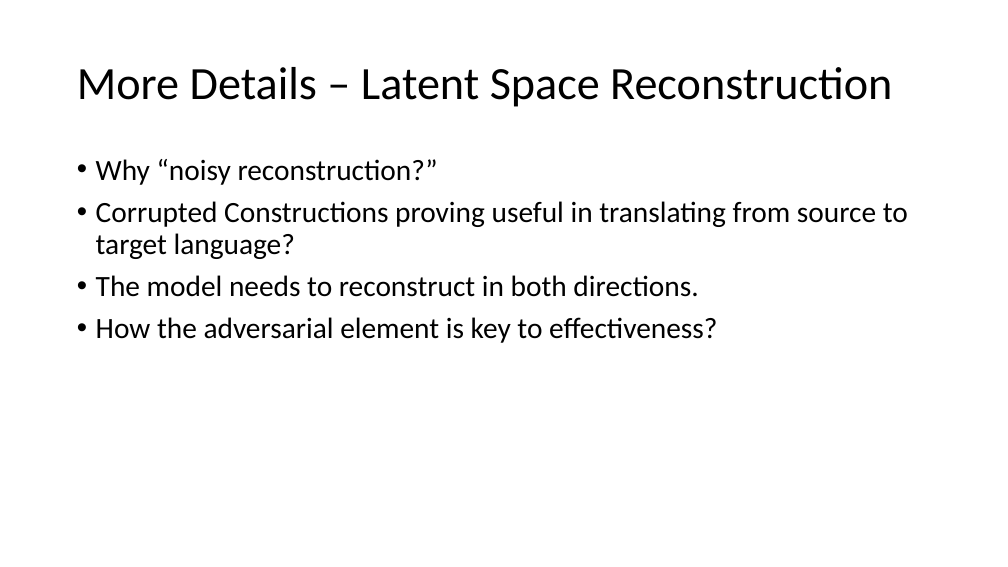
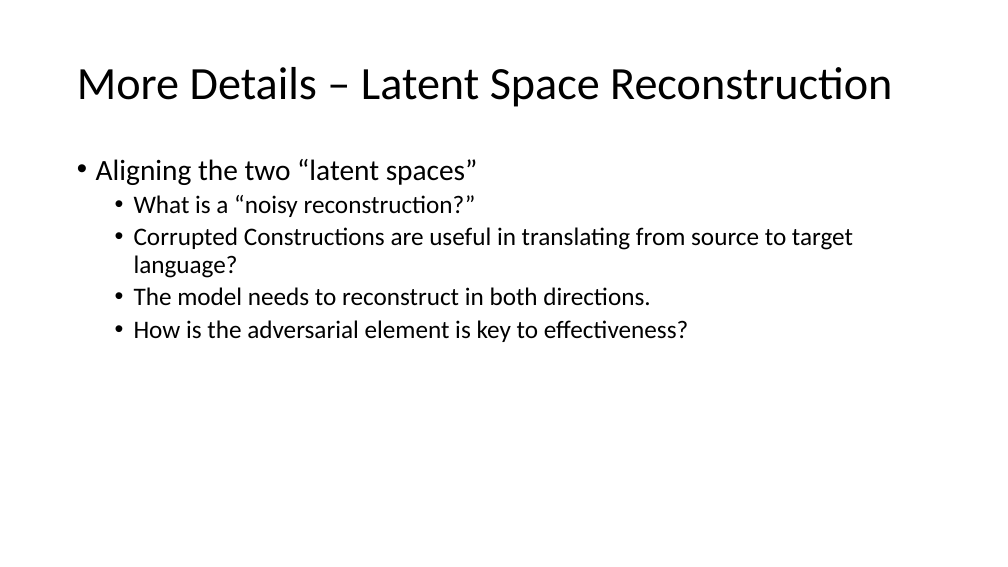
Before and after one commit to kensekense/unige, a slide deck: slide 7 of research_design/assignment1/Presentation_Ning_Tien-Tso.pptx (slide 6 before the commit). Drawn at 1008x567 pixels with LibreOffice and Linux fonts; fonts in the diff are those of the drawing. Boxes give left, top, right and bottom in pixels: in the first picture for what was removed or moved away, otherwise in the second. Text is boxed around its words. In the diff, an @@ line names an element or a change of style, - is before the commit and + after.

Commit message:
presentation final ups

```diff
--- a/research_design/assignment1/Presentation_Ning_Tien-Tso.pptx
+++ b/research_design/assignment1/Presentation_Ning_Tien-Tso.pptx
@@ text at [96, 159, 853, 278]: text changed; size 28 to 24 pt @@
-• Why “noisy reconstruction?”
-• Corrupted Constructions proving useful in translating from source to target language?
+• Aligning the two “latent spaces”
+  • What is a “noisy reconstruction?”
+  • Corrupted Constructions are useful in translating from source to target language?
@@ text at [134, 287, 650, 306]: size 28 to 24 pt in "The model needs to reconstruct in both ..."; list level 1 to 2 in "The model needs to reconstruct ..." @@
@@ text at [134, 320, 688, 342]: text changed; size 28 to 24 pt @@
-• How the adversarial element is key to effectiveness?
+  • How is the adversarial element is key to effectiveness?
```
Also in this commit, not shown: 9 other slides changed, 5 slides added, 2 slides removed, 1 other file.
